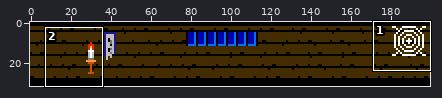
Edited in one commit: sprite sheet (chickader/debug/images/lv_02_04.png). Above: a wide view before the commit, with the close-up outlined.
Close-up. First the earlier version:
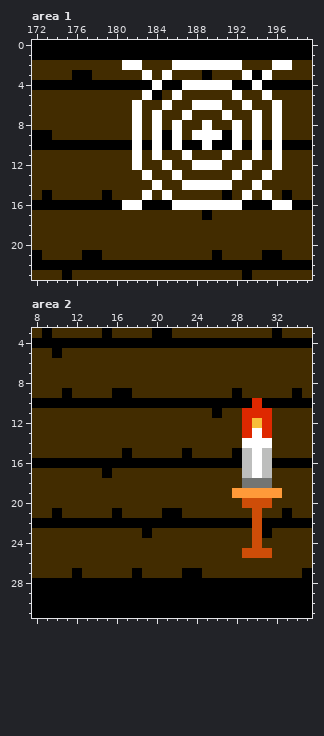
The file is 200x32 pixels. Colours within 5 levels of each other are drawn and written as one. Shown: area 1: x 172..199, y 0..23; area 2: x 8..35, y 3..31.
Once edited:
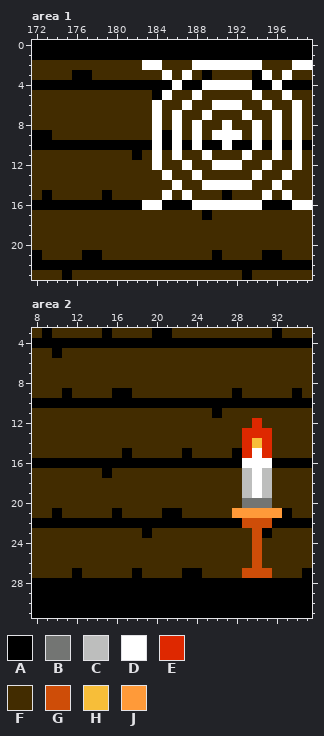
Palette (. is transparent): A #000000  B #737573  C #bdbebd  D #ffffff  E #de2800  F #422c00  G #ce4d08  H #f7be39  J #ff9a39
The edit:
Area 1:
y 2: x 181..184 DDFF -> FFDD; x 186..187 DD -> FF; x 193..194 FF -> DD; x 196..199 DDFF -> FFDD
y 3: x 183 D -> F; x 187 F -> D; x 193 D -> F; x 197 F -> D
y 4: x 184 D -> A; x 186..188 ADD -> DAA; x 192..194 AAD -> DDA; x 196 A -> D
y 5: x 183 D -> F; x 185..186 FD -> DF; x 188 F -> D; x 192 D -> F; x 194..195 FD -> DF; x 197 F -> D
y 6: x 182 D -> F; x 184..185 FD -> DF; x 187..189 FDD -> DFF; x 191..193 FFD -> DDF; x 195..196 FD -> DF; x 198 F -> D
y 7: x 182 D -> F; x 186..187 FD -> DF; x 189 F -> D; x 191 D -> F; x 193..194 FD -> DF; x 198 F -> D
y 8: x 182 D -> F; x 188..189 FD -> DF; x 191..192 FD -> DF; x 198 F -> D
y 9: x 182 D -> F; x 189 D -> F; x 191 A -> D; x 198 F -> D
y 10: x 182 D -> A; x 188..189 AD -> DA; x 191..192 AD -> DA; x 198 A -> D
y 11: x 182 D -> A; x 186..187 FD -> DF; x 189 F -> D; x 191 D -> F; x 193..194 FD -> DF; x 198 F -> D
y 12: x 182 D -> F; x 184..185 FD -> DF; x 187..189 FDD -> DFF; x 191..193 FFD -> DDF; x 195..196 FD -> DF; x 198 F -> D
y 13: x 183 D -> F; x 185..186 FD -> DF; x 188 F -> D; x 192 D -> F; x 194..195 FD -> DF; x 197 F -> D
y 14: x 184 D -> F; x 186..188 FDD -> DFF; x 192..194 FFD -> DDF; x 196 F -> D
y 15: x 183 D -> F; x 187 F -> D; x 193 D -> F; x 197 A -> D
y 16: x 181..184 DDAA -> AADD; x 186..187 DD -> AA; x 193..194 AA -> DD; x 196..199 DDAA -> AADD
Area 2:
y 10: x 30 E -> A
y 11: x 29..31 EEE -> FFF
y 12: x 29..31 EHE -> FEF
y 13: x 30 D -> E
y 14: x 29..31 DDD -> EHE
y 15: x 29 C -> E; x 31 C -> E
y 16: x 29 C -> D; x 31 C -> D
y 18: x 29..31 BBB -> CDC
y 19: x 28..32 JJJJJ -> FCDCF
y 20: x 29..31 GGG -> BBB
y 21: x 28..32 FFGFF -> JJJJJ
y 22: x 29 A -> G; x 31 A -> G
y 25: x 29 G -> F; x 31 G -> F
y 26: x 30 F -> G
y 27: x 29..31 FFF -> GGG
Changed places in both close-ups, as pixel boxes (x1, y1, x2, y2):
changed: (122, 60, 312, 210)
changed: (232, 398, 282, 578)
